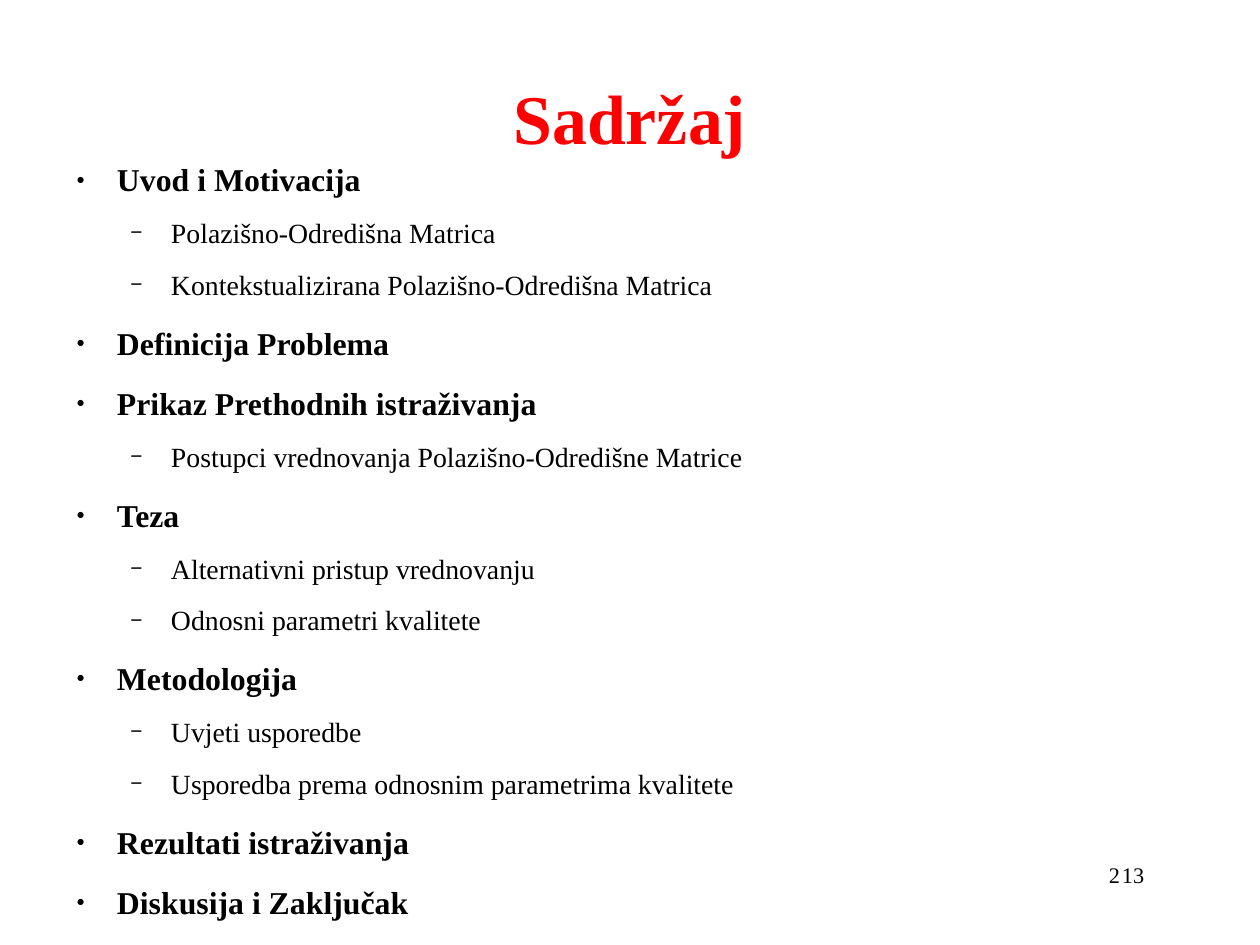
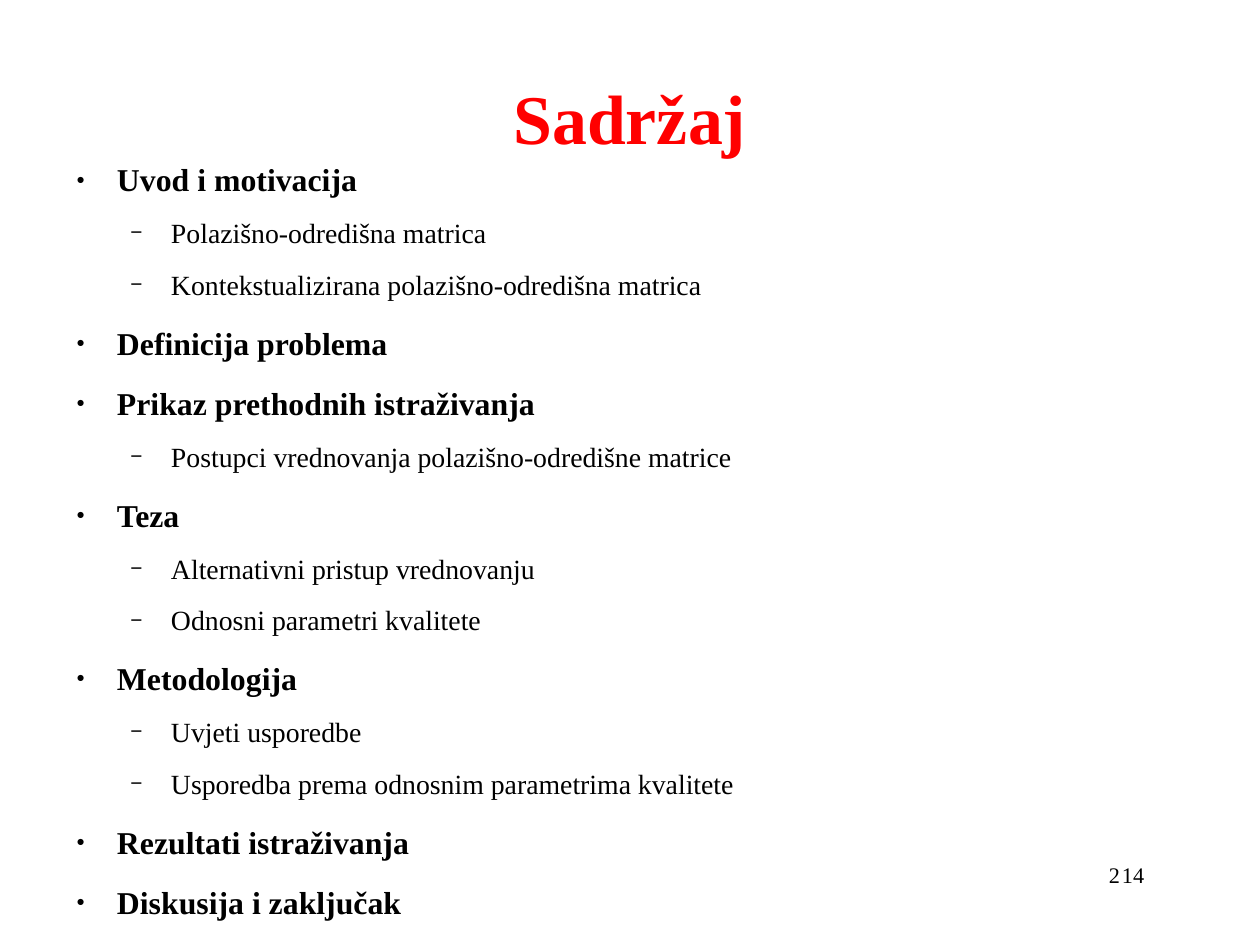
Before and after one commit to VjeraTurk/Master-s-Thesis, a slide deck: slide 2 of Prezentacija.odp. Drawn at 1260x945 pixels with LibreOffice and Linux fonts; fonts in the diff are those of the drawing. Boxes give left, top, right and bottom in pixels: in the first picture for what was removed or moved away, otherwise in the second. Text is boxed around its words. In the diff, an @@ line names an element or a change of style, - is before the commit and + after.

Commit message:
TODO: pregled 0. TODO:bijele matrice, prezentacija
Former-commit-id: 823f42745dfca00839136fdabe9ab7582e344c41

```diff
--- a/Prezentacija.odp
+++ b/Prezentacija.odp
@@ text at (117, 169, 731, 473): text changed @@
-● Uvod i Motivacija
-  − Polazišno-Odredišna Matrica
-  − Kontekstualizirana Polazišno-Odredišna Matrica
-● Definicija Problema
-● Prikaz Prethodnih istraživanja
-  − Postupci vrednovanja Polazišno-Odredišne Matrice
+● Uvod i motivacija
+  − Polazišno-odredišna matrica
+  − Kontekstualizirana polazišno-odredišna matrica
+● Definicija problema
+● Prikaz prethodnih istraživanja
+  − Postupci vrednovanja polazišno-odredišne matrice
@@ text at (1122, 868, 1144, 883): text changed @@
-13
+14
@@ text at (117, 891, 401, 920): text changed @@
-● Diskusija i Zaključak
+● Diskusija i zaključak
```
Also in this commit, not shown: 12 other slides changed, 1 slide added, 3 other files.
